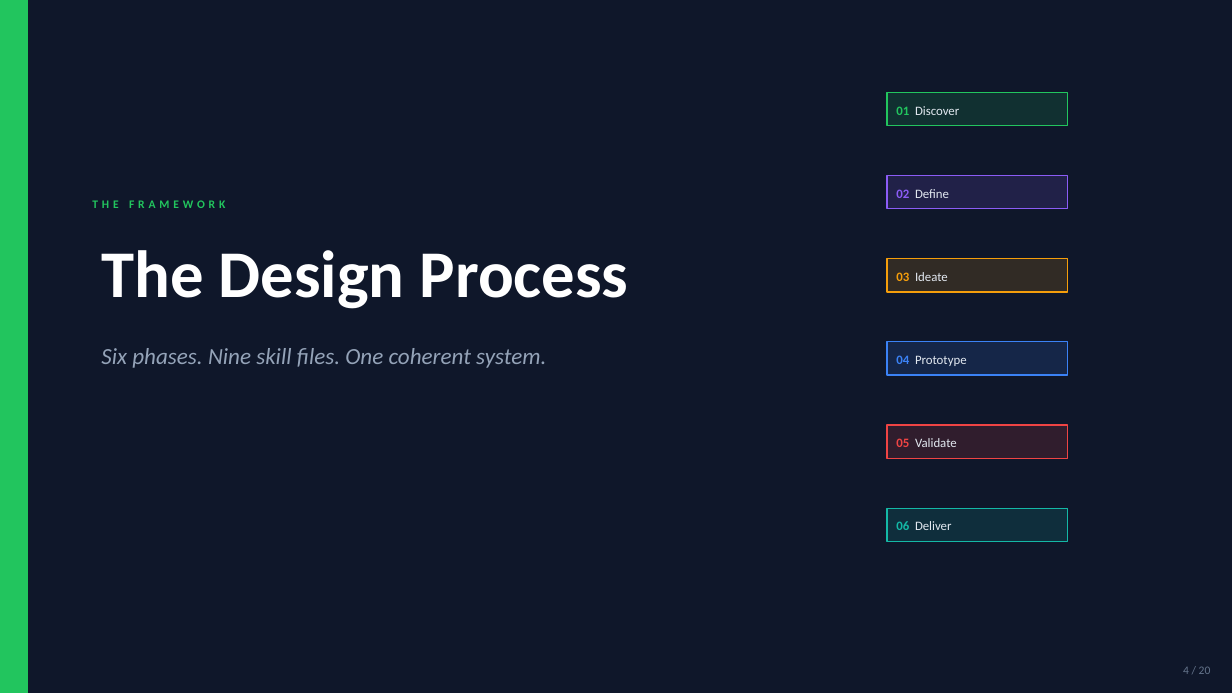
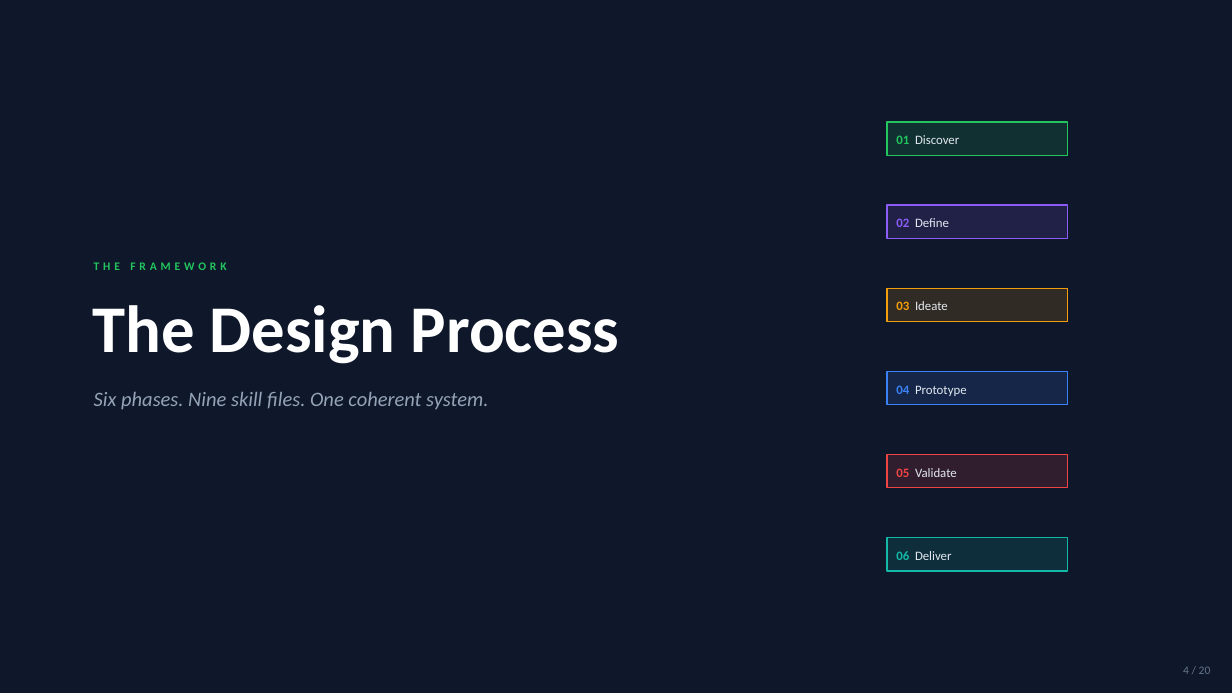
Before and after one commit to quinrobinson/agentic-product-design-framework, a slide deck: slide 4 of artifacts/onboarding-deck.pptx. Drawn at 1232x693 pixels with LibreOffice and Linux fonts; fonts in the diff are those of the drawing. Boxes give left, top, right and bottom in pixels: in the first picture for what was removed or moved away, otherwise in the second. Text is boxed around its words. In the diff, an @@ line names an element or a change of style, - is before the commit and + after.

```diff
--- a/artifacts/onboarding-deck.pptx
+++ b/artifacts/onboarding-deck.pptx
@@ rectangle removed at (0, 0, 28, 693) @@
@@ text "THE FRAMEWORK": place and size @@
-text "THE FRAMEWORK" at (92, 200, 225, 208)
+text "THE FRAMEWORK" at (94, 262, 226, 270)
@@ text "The Design Process": place and size @@
-text "The Design Process" at (101, 250, 629, 309)
+text "The Design Process" at (92, 305, 620, 364)
@@ text "Six phases. Nine skill files. ...": place and size @@
-text "Six phases. Nine skill files. ..." at (101, 348, 546, 368)
+text "Six phases. Nine skill files. ..." at (94, 392, 488, 410)
@@ text "Six phases. Nine skill files. ..." at (94, 392, 488, 410): size 18 to 16 pt @@
@@ 6 texts, 6 rectangles: place and size @@
-6 texts, 6 rectangles at (887, 92, 1067, 542)
+6 texts, 6 rectangles at (887, 122, 1067, 571)
```
Also in this commit, not shown: 19 other slides changed.
